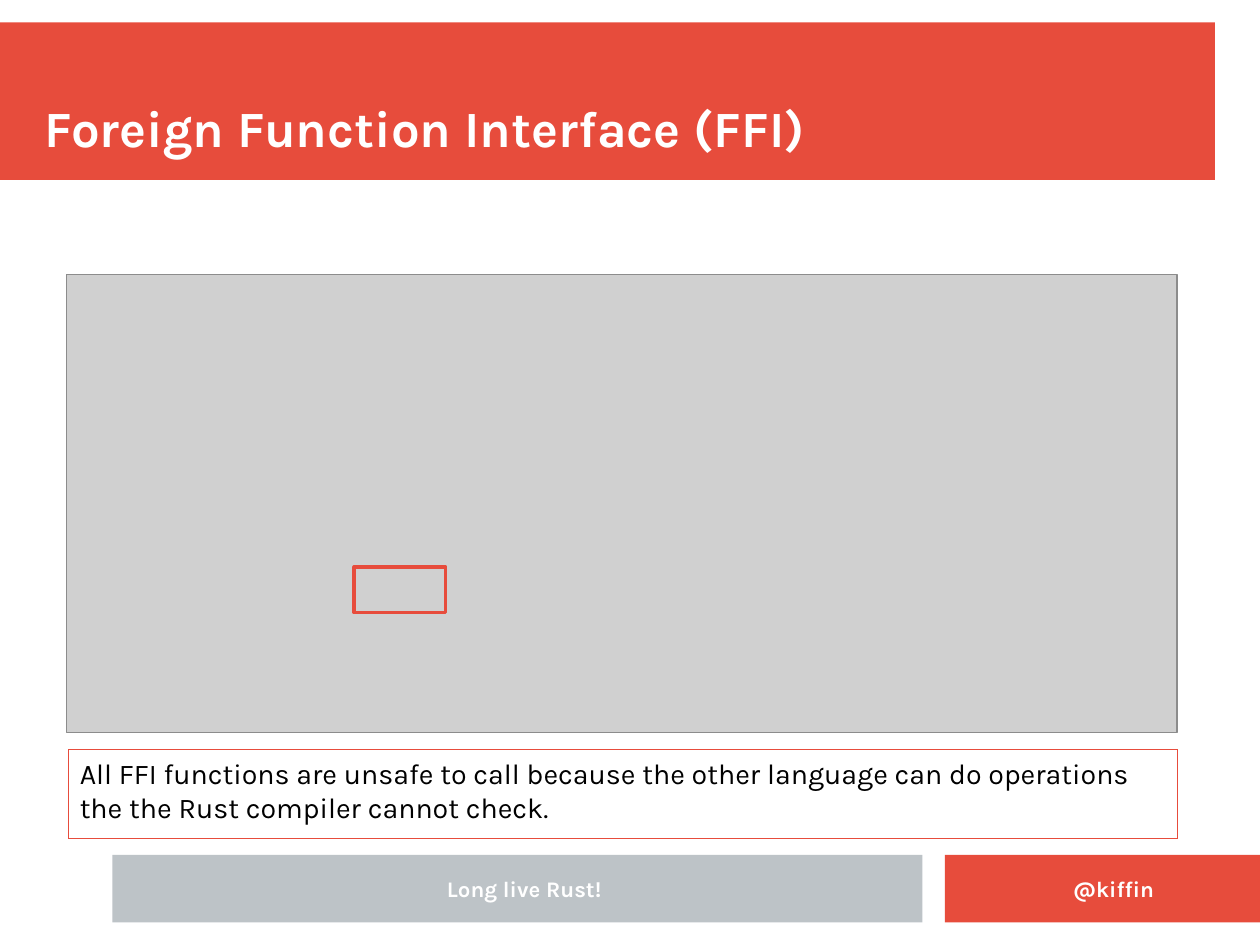
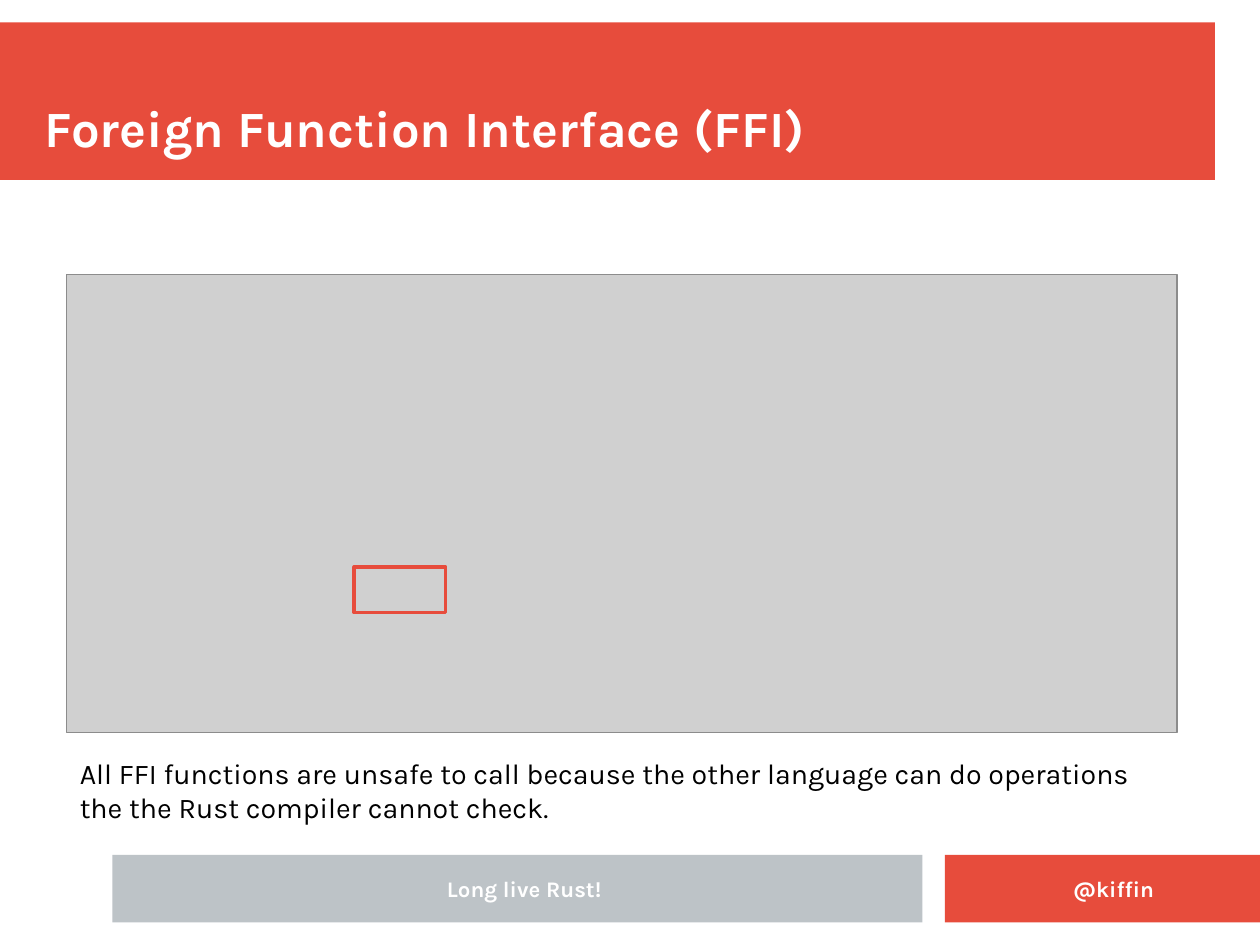
Before and after one commit to kgish/rust-node-addon-template, a slide deck: slide 8 of presentation/Embedding-Rust-in-NodeJS-applications.odp. Drawn at 1260x945 pixels with LibreOffice and Linux fonts; fonts in the diff are those of the drawing; grey boxes stand for pictures; background and template pictures are left out. Boxes give left, top, right and bottom in pixels: in the first picture for what was removed or moved away, otherwise in the second. Text is boxed around its words. In the diff, an @@ line names an element or a change of style, - is before the commit and + after.

```diff
--- a/presentation/Embedding-Rust-in-NodeJS-applications.odp
+++ b/presentation/Embedding-Rust-in-NodeJS-applications.odp
@@ text "All FFI functions are unsafe ...": place and size @@
-text "All FFI functions are unsafe ..." at (69,750,1178,839)
+text "All FFI functions are unsafe ..." at (80,764,1128,825)
@@ text "All FFI functions are unsafe ..." at (80,764,1128,825): outline #E74C3C 0 pt to none @@
```
Also in this commit, not shown: 8 other slides changed, 3 slides added, 1 other file.
